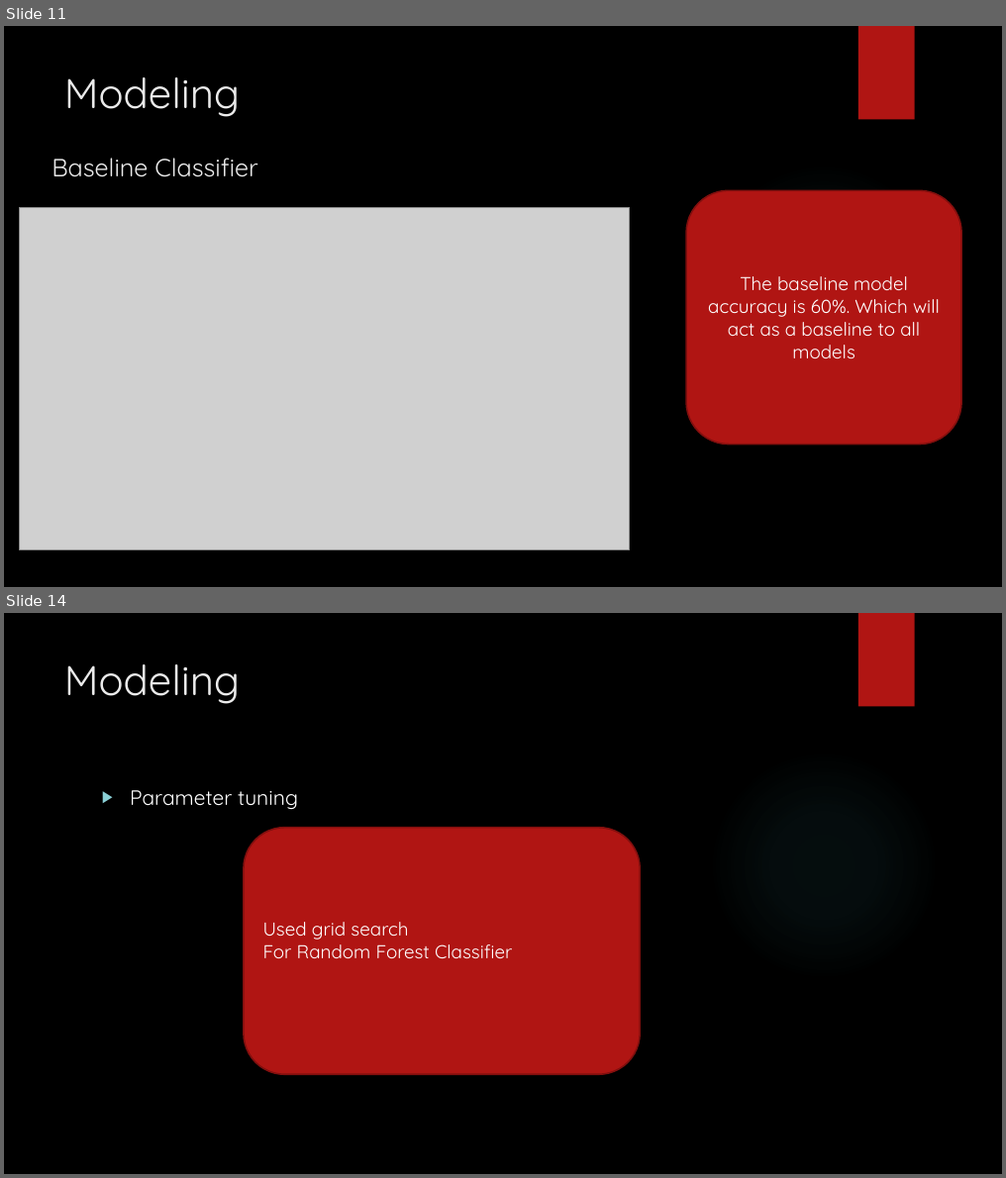
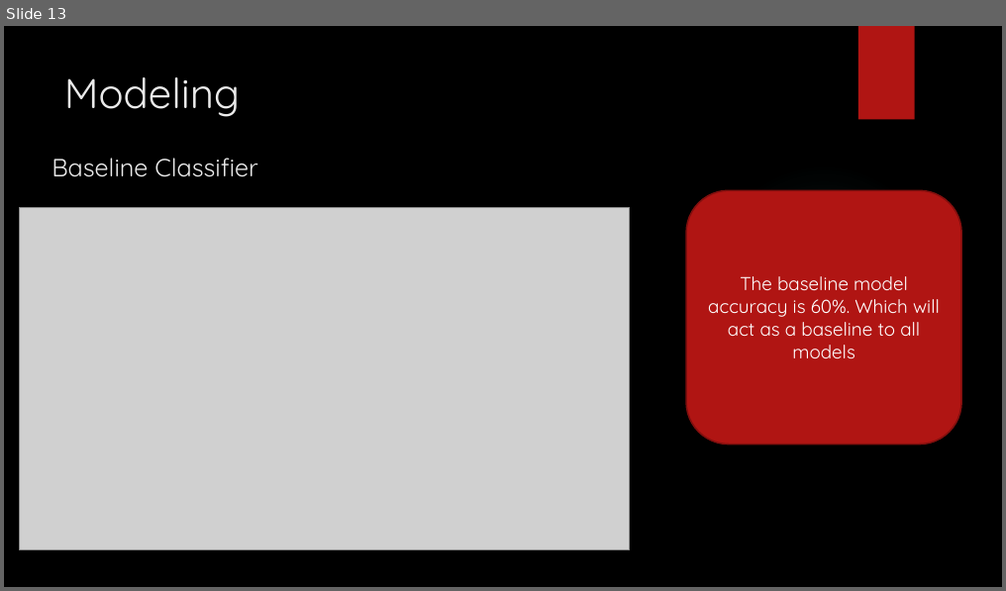
Before and after one commit to SelectTshepo/Presentation, a slide deck: Presentation.pptx. Shown one above the other, each under a label of ours: slides 11 and 14 before the commit, slide 13 after it; the slides between them are not shown. The pictures are 1006x1178 and 1006x591 pixels, drawn with LibreOffice and Linux fonts; fonts in the diff are those of the drawing; grey boxes stand for pictures; background and template pictures are left out. Boxes give left, top, right and bottom in pixels: in the first picture for what was removed or moved away, otherwise in the second. Text is boxed around its words. In the diff, an @@ line names an element or a change of style, - is before the commit and + after.

```diff
--- a/Presentation.pptx
+++ b/Presentation.pptx
@@ slide 14 removed at bbox=[4, 613, 1002, 1174], background picture (left out); not listed: 2 template elements that a slide beside it also shows @@
@@ title removed at bbox=[64, 664, 240, 704] @@
-Modeling
@@ text removed at bbox=[130, 790, 298, 810] @@
-▶ Parameter tuning
@@ rounded rectangle removed at bbox=[244, 828, 640, 1075] @@
-Used grid search
-For Random Forest Classifier
@@ what was slide 11 is now slide 13 @@
```
Also in this commit, not shown: 11 slides changed, 6 slides added, 1 other slide removed.
